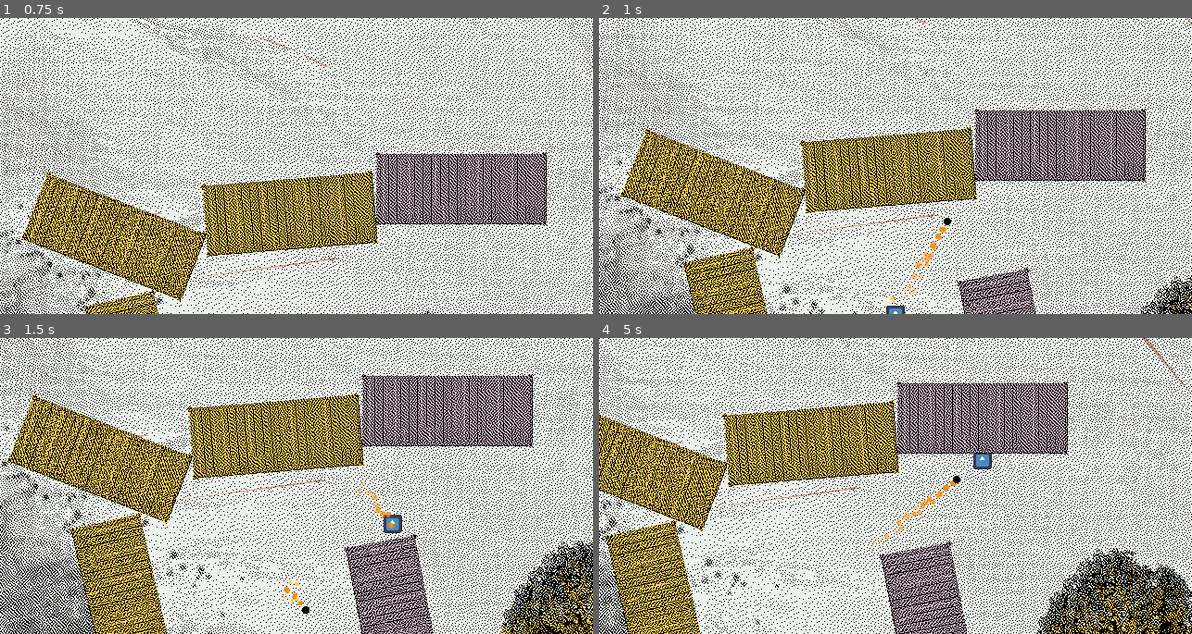
Above: before the commit, frames 1-4 (two rows, left to right).
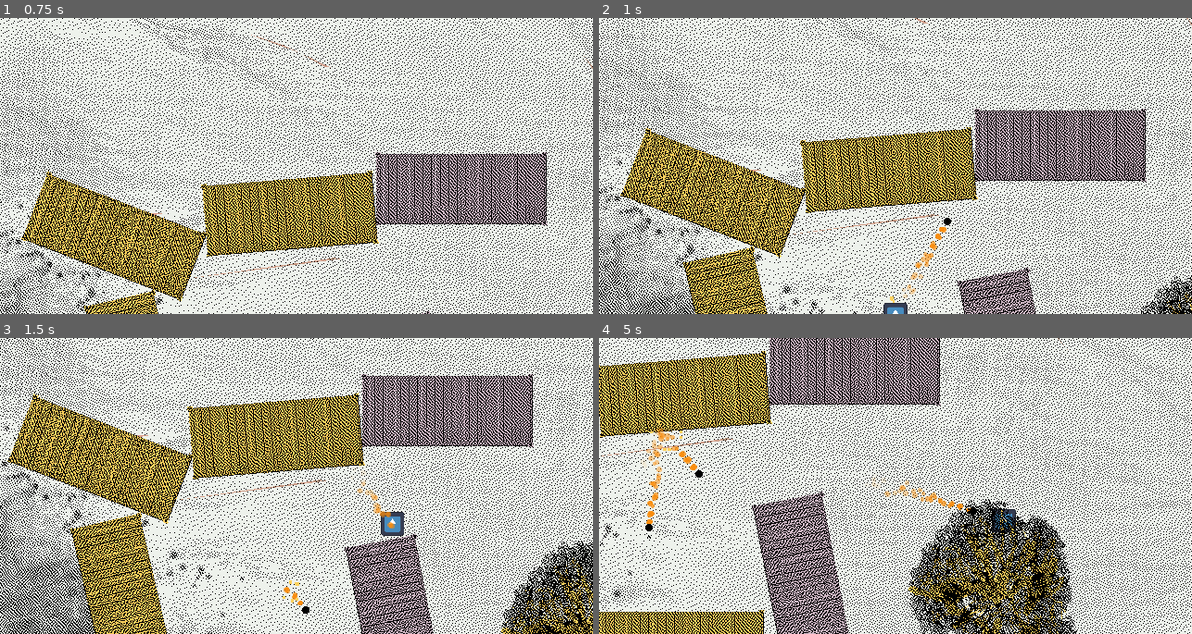
Above: after the commit, the same moments.

Repository: HalfdanBrage/nordicGame
Game: Godot game, scene res://Levels/test-level-1.tscn
The game is run twice, just before and just after one commit, with the same random seed, the same clock (stepped at 60 frames per second) and the same inputs. This scene is started directly instead of the project's main scene. The engine's default icon, where the game draws it, is replaced by a stand-in: a white triangle on a blue panel in a dark square.
Inputs (mouse positions are in pixels of both pictures, inside the frame that each line leads up to):
- Up to frame 1 (0.75 s): move the mouse to (426, 151) at 0.52 s; tap Space (shoot) at 0.6 s
- Up to frame 2 (1 s): no input
- Up to frame 3 (1.5 s): move the mouse to (177, 500) at 1.27 s; tap X (swap) at 1.35 s
- Up to frame 4 (5 s): move the mouse to (954, 420) at 2.02 s; tap Space (shoot) at 2.1, 3.6 s; move the mouse to (865, 545) at 2.77 s; tap X (swap) at 2.85, 4.35 s; move the mouse to (1073, 530) at 3.52 s; move the mouse to (717, 441) at 4.27 s

Frame 1 is identical in both runs. In frame 2, 0.1% of the frame differs, in the area x 47-53%, y 96-100%; in frame 3, 0.2%; in frame 4, 60%, in the area x 0-100%, y 0-100%.

Commit message:
Player size

Diff:
--- a/Entities/Player/player.tscn
+++ b/Entities/Player/player.tscn
@@ -14,9 +14,7 @@
 "speed": 5.0
 }]
 
-[sub_resource type="RectangleShape2D" id="RectangleShape2D_nw248"]
-
-[sub_resource type="RectangleShape2D" id="RectangleShape2D_rf6l3"]
+[sub_resource type="CircleShape2D" id="CircleShape2D_2rk2y"]
 
 [node name="Player" type="CharacterBody2D"]
 collision_layer = 4
@@ -24,21 +22,14 @@
 
 [node name="AnimatedSprite2D" type="AnimatedSprite2D" parent="."]
 position = Vector2(-2.38419e-07, 4.76837e-07)
-scale = Vector2(0.15625, 0.15625)
+scale = Vector2(0.2, 0.2)
 sprite_frames = SubResource("SpriteFrames_pe4d0")
 
 [node name="CollisionShape2D" type="CollisionShape2D" parent="."]
-shape = SubResource("RectangleShape2D_nw248")
-
-[node name="BulletEnter" type="Area2D" parent="."]
-
-[node name="CollisionShape2D" type="CollisionShape2D" parent="BulletEnter"]
-shape = SubResource("RectangleShape2D_rf6l3")
+shape = SubResource("CircleShape2D_2rk2y")
 
 [node name="Swap cooldown" type="Timer" parent="."]
 wait_time = 0.2
 one_shot = true
 
-[connection signal="body_entered" from="BulletEnter" to="." method="_on_bullet_enter_body_entered"]
-[connection signal="body_exited" from="BulletEnter" to="." method="_on_bullet_enter_body_exited"]
 [connection signal="timeout" from="Swap cooldown" to="." method="_on_shoot_cooldown_timeout"]
--- a/project.godot
+++ b/project.godot
@@ -33,13 +33,11 @@
 "deadzone": 0.5,
 "events": [Object(InputEventKey,"resource_local_to_scene":false,"resource_name":"","device":0,"window_id":0,"alt_pressed":false,"shift_pressed":false,"ctrl_pressed":false,"meta_pressed":false,"pressed":false,"keycode":0,"physical_keycode":32,"key_label":0,"unicode":0,"echo":false,"script":null)
 , Object(InputEventKey,"resource_local_to_scene":false,"resource_name":"","device":-1,"window_id":0,"alt_pressed":false,"shift_pressed":false,"ctrl_pressed":false,"meta_pressed":false,"pressed":false,"keycode":0,"physical_keycode":67,"key_label":0,"unicode":99,"echo":false,"script":null)
-, Object(InputEventMouseButton,"resource_local_to_scene":false,"resource_name":"","device":-1,"window_id":0,"alt_pressed":false,"shift_pressed":false,"ctrl_pressed":false,"meta_pressed":false,"button_mask":1,"position":Vector2(582, 40),"global_position":Vector2(588, 102),"factor":1.0,"button_index":1,"canceled":false,"pressed":true,"double_click":false,"script":null)
 ]
 }
 swap={
 "deadzone": 0.5,
 "events": [Object(InputEventKey,"resource_local_to_scene":false,"resource_name":"","device":-1,"window_id":0,"alt_pressed":false,"shift_pressed":false,"ctrl_pressed":false,"meta_pressed":false,"pressed":false,"keycode":0,"physical_keycode":88,"key_label":0,"unicode":120,"echo":false,"script":null)
-, Object(InputEventMouseButton,"resource_local_to_scene":false,"resource_name":"","device":-1,"window_id":0,"alt_pressed":false,"shift_pressed":false,"ctrl_pressed":false,"meta_pressed":false,"button_mask":2,"position":Vector2(270, 32),"global_position":Vector2(276, 94),"factor":1.0,"button_index":2,"canceled":false,"pressed":true,"double_click":false,"script":null)
 ]
 }
 "aim up"={
Not shown: 1 places in Entities/Player/player.tscn that only renumber resources
